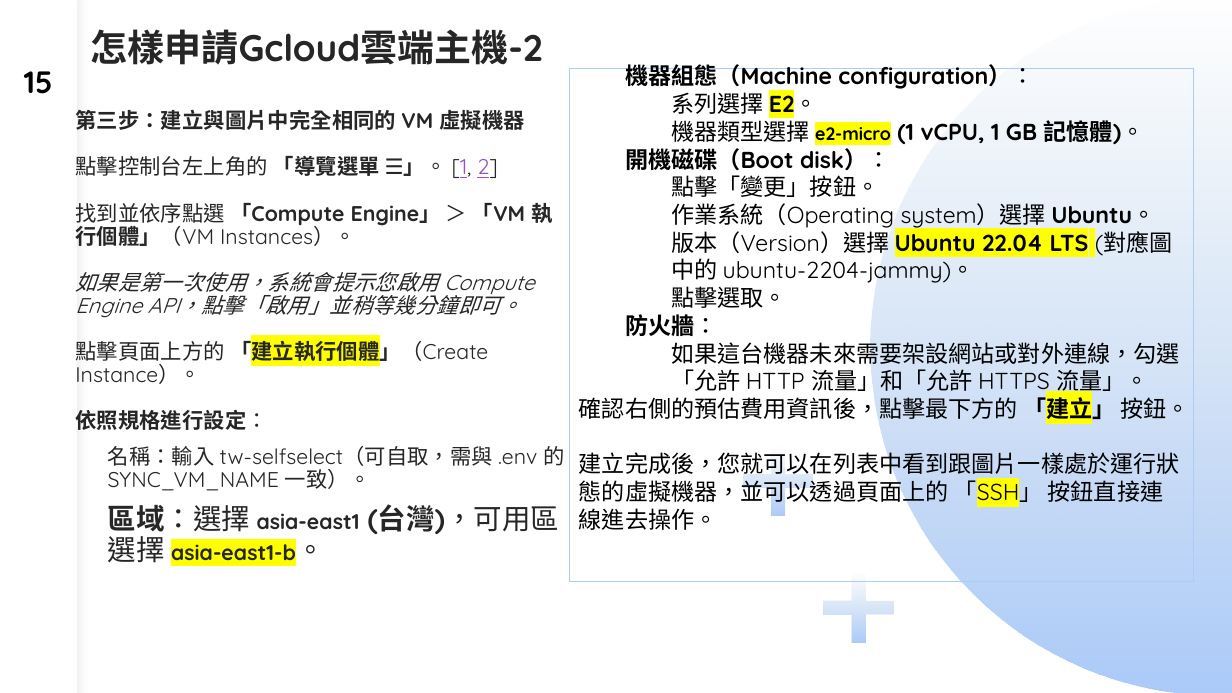
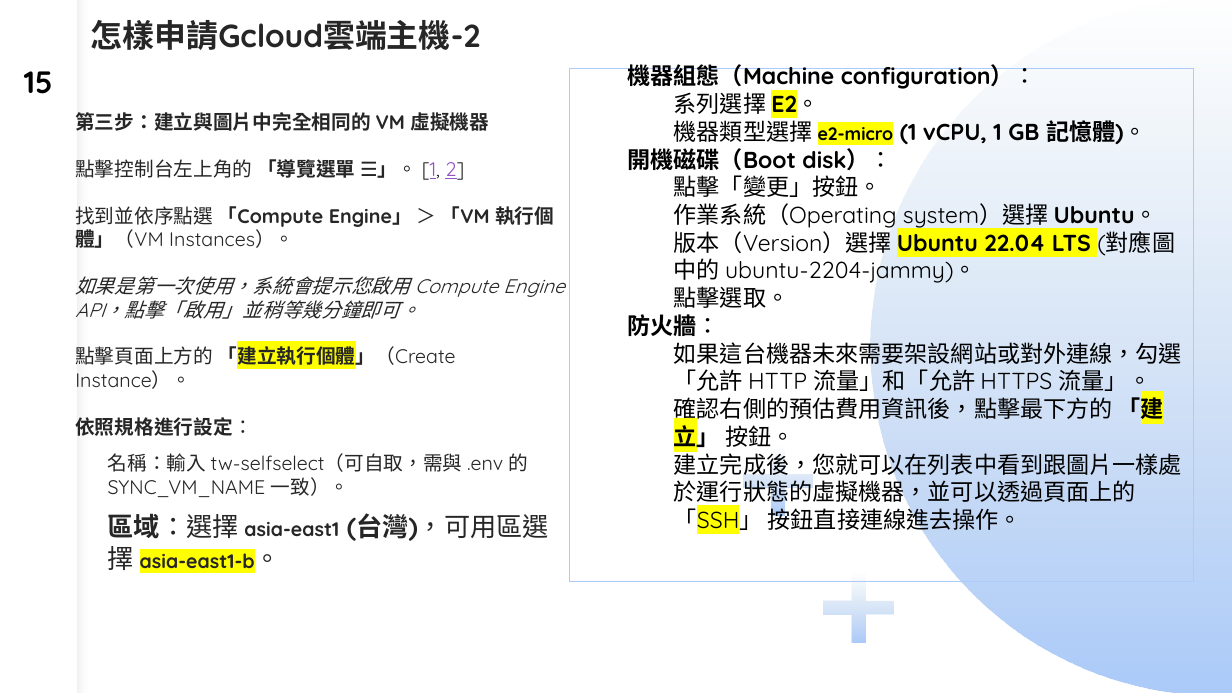
Before and after one commit to dinchentech/tw-selfselect, a slide deck: slide 15 of plans/ppt/TW-SELFSELECT台股買賣自動化系統-W1-講稿版.pptx. Drawn at 1232x693 pixels with LibreOffice and Linux fonts; fonts in the diff are those of the drawing. Boxes give left, top, right and bottom in pixels: in the first picture for what was removed or moved away, otherwise in the second. Text is boxed around its words. In the diff, an @@ line names an element or a change of style, - is before the commit and + after.

```diff
--- a/plans/ppt/TW-SELFSELECT台股買賣自動化系統-W1-講稿版.pptx
+++ b/plans/ppt/TW-SELFSELECT台股買賣自動化系統-W1-講稿版.pptx
@@ title "怎樣申請Gcloud雲端主機-2" at (91,20,481,50): size 28.8 to 24.8 pt; line spacing 1.1 to 0.9 @@
@@ freeform shape at (870,0,1231,693): fill gradient #B4CCE7 to #ACCBF9 to gradient #B3CCE7 to #ACCBF9 @@
@@ rectangle "機器組態（Machine configuration）：" at (569,68,1193,581): outline #ACCBF9 0.75 pt to #ACCBF9 0 pt @@
@@ text in rectangle at (627,64,1182,395): list level 2 to 1 in "機器組態（Machine configuration）："; list level 3 to 1 in "系列選擇 E2。"; list level 3 to 1 in "機器類型選擇 e2-micro (1 vCPU, 1 ..."; list level 2 to 1 in "開機磁碟（Boot disk）："; list level 3 to 1 in "點擊「變更」按鈕。"; list level 3 to 1 in "作業系統（Operating system）選擇 Ubuntu。"; list level 3 to 1 in "版本（Version）選擇 Ubuntu 22.04 LTS (對應圖中的 ..."; list level 3 to 1 in "點擊選取。"; list level 2 to 1 in "防火牆："; list level 3 to 1 in "如果這台機器未來需要架設網站或對外連線，勾選「允許 HTTP 流量」和「允許 HTTPS 流量」。" @@
@@ text "第三步：建立與圖片中完全相同的 VM 虛擬機器" at (75,112,564,574): size 16.6 to 15.3 pt; size 22.2 to 20.4 pt in "區域：選擇 (台灣)，可用區選擇 asia-east1-b。"; line spacing 0.9 to 1; list level 2 to 1 in "名稱：輸入 tw-selfselect（可自取，需與 .env 的 SYNC_VM_NAME ..."; list level 2 to 1 in "區域：選擇 asia-east1 (台灣)，可用區選擇 asia-east1-b。" @@
@@ plus at (743,446,812,516): fill gradient #B4CCE7 to #ACCBF9 to gradient #B3CCE7 to #ACCBF9 @@
```
Also in this commit, not shown: 16 other slides changed, 9 other files.
